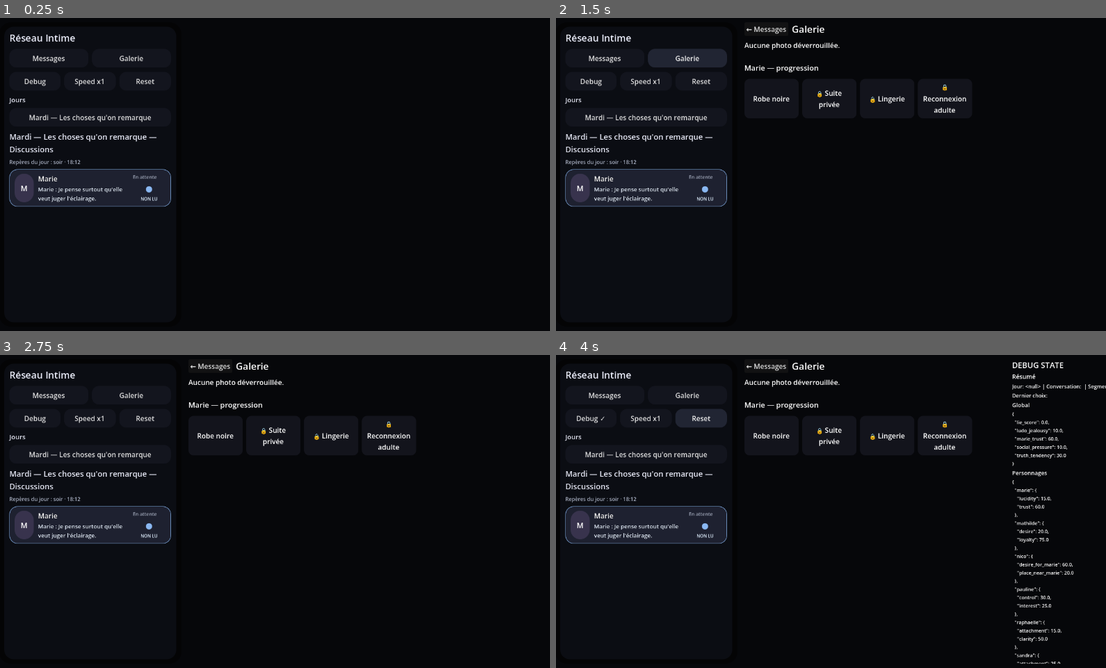
Above: before the commit, frames 1-4 (two rows, left to right).
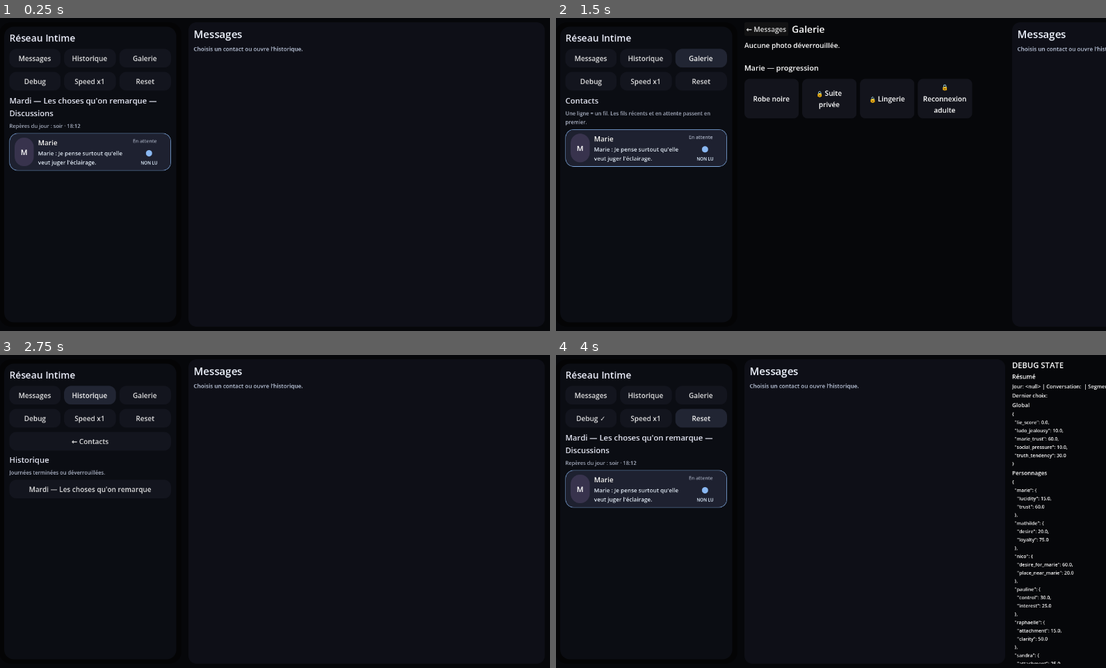
Above: after the commit, the same moments.

Repository: ludowww/reseau-intime
Game: Godot game, scene res://scenes/Main.tscn
The game is run twice, just before and just after one commit, with the same random seed, the same clock (stepped at 60 frames per second) and the same inputs.
Inputs (mouse positions are in pixels of both pictures, inside the frame that each line leads up to):
- Up to frame 1 (0.25 s): no input
- Up to frame 2 (1.5 s): click "Messages" at 0.5 s; click "Galerie" at 1.25 s
- Up to frame 3 (2.75 s): click (88, 395) at 2 s, where only the run after the commit has a clickable "Historique"
- Up to frame 4 (4 s): click "Debug" at 2.75 s; click "Reset" at 3.5 s

The runs differ from the first frame. In frame 1, 7.8% of the frame differs, in the area x 1-56%, y 4-61%; in frame 2, 7.9%; in frame 3, 5.8%; in frame 4, 8.5%, in the area x 1-75%, y 2-61%.

Commit message:
fix(v0.96a): restore contact navigation and notifications

Diff:
--- a/game/data/conversations/chapter_09_modular_index.json
+++ b/game/data/conversations/chapter_09_modular_index.json
@@ -151,7 +151,35 @@
       "chapter_09_marie_pauline_social_set"
     ],
     "locked_conversation_ids": [],
-    "unlocks": {}
+    "unlocks": {
+      "chapter_09_mathilde_visual_boundary": {
+        "after_conversation_completed": "chapter_08_marie_black_dress",
+        "time_label": "16:12",
+        "pending": true,
+        "notification": {
+          "title": "Mathilde",
+          "body": "J’ai enfin eu le réparateur."
+        }
+      },
+      "chapter_09_sandra_visual_boundary": {
+        "after_conversation_completed": "chapter_08_marie_black_dress",
+        "time_label": "16:18",
+        "pending": true,
+        "notification": {
+          "title": "Sandra",
+          "body": "Je dois déplacer notre déjeuner."
+        }
+      },
+      "chapter_09_marie_pauline_social_set": {
+        "after_conversation_completed": "chapter_08_marie_black_dress",
+        "time_label": "20:45",
+        "pending": true,
+        "notification": {
+          "title": "Marie + Pauline",
+          "body": "Nico garde la table encore quelques minutes."
+        }
+      }
+    }
   },
   "daily_visual_contract": {
     "minimum_unlocks": 3,
--- a/game/scenes/smartphone/ConversationView.tscn
+++ b/game/scenes/smartphone/ConversationView.tscn
@@ -1,6 +1,6 @@
 [gd_scene load_steps=2 format=3 uid="uid://conversation_view"]
 
-[ext_resource type="Script" path="res://scripts/ui/ConversationViewV095.gd" id="1"]
+[ext_resource type="Script" path="res://scripts/ui/ConversationViewV096A.gd" id="1"]
 
 [node name="ConversationView" type="VBoxContainer"]
 editor_description = "V0.95 renders real visual assets, preserves fallback cards, and opens Gallery detail."
--- a/game/scenes/smartphone/PhonePrototype.tscn
+++ b/game/scenes/smartphone/PhonePrototype.tscn
@@ -1,6 +1,6 @@
 [gd_scene load_steps=2 format=3 uid="uid://phone_prototype"]
 
-[ext_resource type="Script" path="res://scripts/ui/PhonePrototypeV096.gd" id="1"]
+[ext_resource type="Script" path="res://scripts/ui/PhonePrototypeV096A.gd" id="1"]
 
 [node name="PhonePrototype" type="Control"]
 editor_description = "Active chain: V096 -> V095 -> V092 -> V090 -> V089 -> V086A. V0.96 adds Wednesday carry-over, guaranteed social set, and a local endpoint."
--- /dev/null
+++ b/game/scripts/ui/ConversationViewV096A.gd
@@ -0,0 +1,22 @@
+extends "res://scripts/ui/ConversationViewV095.gd"
+
+signal contacts_requested
+
+func _add_chat_header(conversation: Dictionary) -> void:
+	super._add_chat_header(conversation)
+	if not is_instance_valid(header_panel):
+		return
+	if header_panel.get_child_count() == 0:
+		return
+	var header := header_panel.get_child(0)
+	if not (header is HBoxContainer):
+		return
+	var back_button := Button.new()
+	back_button.name = "ContactsBackButton"
+	back_button.text = "←"
+	back_button.focus_mode = Control.FOCUS_ALL
+	back_button.custom_minimum_size = Vector2(44, 44)
+	back_button.tooltip_text = "Retour aux contacts"
+	back_button.pressed.connect(func(): contacts_requested.emit())
+	header.add_child(back_button)
+	header.move_child(back_button, 0)
--- /dev/null
+++ b/game/scripts/ui/PhonePrototypeV096A.gd
@@ -0,0 +1,357 @@
+extends "res://scripts/ui/PhonePrototypeV096.gd"
+
+const MODE_CONTACTS := "CONTACTS"
+const MODE_HISTORY := "HISTORY"
+const _V096A_RUNTIME_REFERENCES := "PhotoGalleryView.tscn | VisualDayContract.evaluate"
+
+var phone_mode := MODE_CONTACTS
+var history_day_value = null
+var landing_panel: PanelContainer
+var history_button: Button
+
+func _ensure_named_boundaries_ledger() -> Dictionary:
+	return super._ensure_named_boundaries_ledger()
+
+func _record_named_boundaries_visual_route(conversation_id: String) -> void:
+	super._record_named_boundaries_visual_route(conversation_id)
+
+func _apply_named_boundaries_social_set_outcome() -> void:
+	super._apply_named_boundaries_social_set_outcome()
+
+func _activate_candidate_phase(day_value, phase: Dictionary, show_transition: bool) -> void:
+	await super._activate_candidate_phase(day_value, phase, show_transition)
+
+func _activate_authored_beat_silently(day_value, phase: Dictionary) -> void:
+	await super._activate_authored_beat_silently(day_value, phase)
+
+func _build_layout() -> void:
+	super._build_layout()
+	_ensure_v096a_layout()
+
+func _ensure_v096a_layout() -> void:
+	if is_instance_valid(day_list):
+		day_list.visible = false
+		day_list.custom_minimum_size = Vector2.ZERO
+	var root := conversation_view.get_parent() if is_instance_valid(conversation_view) else null
+	if root == null:
+		return
+	if not is_instance_valid(landing_panel):
+		landing_panel = PanelContainer.new()
+		landing_panel.name = "MessagesLandingPanel"
+		landing_panel.custom_minimum_size = Vector2(600, 0)
+		landing_panel.size_flags_horizontal = Control.SIZE_EXPAND_FILL
+		landing_panel.size_flags_vertical = Control.SIZE_EXPAND_FILL
+		landing_panel.add_theme_stylebox_override("panel", _panel_style(Color(0.055, 0.06, 0.09), 18))
+		var landing_column := VBoxContainer.new()
+		landing_column.add_theme_constant_override("separation", 8)
+		landing_column.size_flags_horizontal = Control.SIZE_EXPAND_FILL
+		landing_column.size_flags_vertical = Control.SIZE_EXPAND_FILL
+		landing_panel.add_child(landing_column)
+		var title := Label.new()
+		title.text = "Messages"
+		title.add_theme_font_size_override("font_size", 24)
+		title.add_theme_color_override("font_color", Color(0.94, 0.96, 1.0))
+		landing_column.add_child(title)
+		var subtitle := Label.new()
+		subtitle.text = "Choisis un contact ou ouvre l’historique."
+		subtitle.autowrap_mode = TextServer.AUTOWRAP_WORD_SMART
+		subtitle.add_theme_font_size_override("font_size", 13)
+		subtitle.add_theme_color_override("font_color", Color(0.74, 0.78, 0.86))
+		landing_column.add_child(subtitle)
+		root.add_child(landing_panel)
+		if is_instance_valid(debug_scroll):
+			root.move_child(landing_panel, debug_scroll.get_index())
+	if is_instance_valid(conversation_view) and conversation_view.has_signal("contacts_requested"):
+		var back_callback := Callable(self, "_show_contacts")
+		if not conversation_view.is_connected("contacts_requested", back_callback):
+			conversation_view.connect("contacts_requested", back_callback)
+	if is_instance_valid(conversation_view) and conversation_view.has_signal("thread_notification_pressed"):
+		var thread_callback := Callable(self, "_open_notification_target")
+		if not conversation_view.is_connected("thread_notification_pressed", thread_callback):
+			conversation_view.connect("thread_notification_pressed", thread_callback)
+	_show_contacts()
+
+func _add_home_navigation(parent: Node) -> void:
+	var title := Label.new()
+	title.text = "Réseau Intime"
+	title.add_theme_font_size_override("font_size", 22)
+	title.add_theme_color_override("font_color", Color(0.92, 0.93, 0.98))
+	parent.add_child(title)
+
+	var primary_nav := HBoxContainer.new()
+	primary_nav.add_theme_constant_override("separation", 8)
+	primary_nav.size_flags_horizontal = Control.SIZE_EXPAND_FILL
+	parent.add_child(primary_nav)
+	var messages_button := _add_button(primary_nav, "Messages")
+	messages_button.pressed.connect(func(): _show_contacts())
+	history_button = _add_button(primary_nav, "Historique")
+	history_button.pressed.connect(func(): _show_history())
+	gallery_button = _add_button(primary_nav, "Galerie")
+	gallery_button.pressed.connect(func(): _show_gallery())
+
+	var technical_nav := HBoxContainer.new()
+	technical_nav.add_theme_constant_override("separation", 8)
+	technical_nav.size_flags_horizontal = Control.SIZE_EXPAND_FILL
+	parent.add_child(technical_nav)
+	var debug_button := _add_button(technical_nav, "Debug")
+	debug_button.pressed.connect(func(): _toggle_debug(debug_button))
+	debug_speed_button = _add_button(technical_nav, _debug_speed_label())
+	debug_speed_button.pressed.connect(func(): _cycle_debug_speed())
+	var reset_button := _add_button(technical_nav, "Reset")
+	reset_button.pressed.connect(func():
+		GameState.reset_state()
+		conversation_view.reset_ui_state()
+		pending_conversation_ids.clear()
+		pending_thread_ids.clear()
+		unlocked_conversation_ids_by_day.clear()
+		unlocked_thread_ids_by_day.clear()
+		initialized_pending_days.clear()
+		history_day_value = null
+		phone_mode = MODE_CONTACTS
+		_hide_notification()
+		_set_debug_speed_index(0)
+		_show_contacts()
+		debug_panel.refresh()
+	)
+
+func _focus_messages() -> void:
+	_show_contacts()
+
+func _show_contacts() -> void:
+	phone_mode = MODE_CONTACTS
+	history_day_value = null
+	_set_thread_view_visible(false)
+	if is_instance_valid(photo_gallery_view):
+		photo_gallery_view.visible = false
+	_render_conversations(current_day_value)
+	if is_instance_valid(landing_panel):
+		landing_panel.visible = true
+
+func _show_history() -> void:
+	phone_mode = MODE_HISTORY
+	history_day_value = null
+	_set_thread_view_visible(false)
+	if is_instance_valid(photo_gallery_view):
+		photo_gallery_view.visible = false
+	_render_conversations(current_day_value)
+	if is_instance_valid(landing_panel):
+		landing_panel.visible = true
+
+func _show_history_day(day_value) -> void:
+	phone_mode = MODE_HISTORY
+	history_day_value = day_value
+	_set_thread_view_visible(false)
+	if is_instance_valid(photo_gallery_view):
+		photo_gallery_view.visible = false
+	_render_conversations(current_day_value)
+	if is_instance_valid(landing_panel):
+		landing_panel.visible = true
+
+func _set_thread_view_visible(visible: bool) -> void:
+	if is_instance_valid(conversation_view):
+		conversation_view.visible = visible
+		if not visible and conversation_view.has_method("hide_thread_notification"):
+			conversation_view.call("hide_thread_notification")
+	if is_instance_valid(landing_panel):
+		landing_panel.visible = not visible
+
+func _render_conversations(day_value) -> void:
+	if day_value == null:
+		return
+	current_day_value = day_value
+	_initialize_initial_pending_for_day(day_value)
+	_clear(conversation_list)
+	if phone_mode == MODE_HISTORY:
+		_render_history_navigation()
+		if history_day_value == null:
+			_render_history_day_buttons()
+		else:
+			_render_history_day(history_day_value)
+		return
+	_render_contacts_view(day_value)
+
+func _render_contacts_view(day_value) -> void:
+	_add_label(conversation_list, "Contacts", 18)
+	_add_muted_label(conversation_list, "Une ligne = un fil. Les fils récents et en attente passent en premier.", 12)
+	var conversations := _collect_global_threads()
+	if conversations.is_empty():
+		_add_muted_label(conversation_list, "Aucun contact disponible.", 12)
+		return
+	for conversation in conversations:
+		var source_day_value = int(conversation.get("_source_day_value", day_value))
+		_add_conversation_card(source_day_value, conversation)
+
+func _render_history_navigation() -> void:
+	var back_button := _add_button(conversation_list, "← Contacts")
+	back_button.pressed.connect(func(): _show_contacts())
+	_add_label(conversation_list, "Historique", 18)
+	_add_muted_label(conversation_list, "Journées terminées ou déverrouillées.", 12)
+
+func _render_history_day_buttons() -> void:
+	for day_value in _history_day_values():
+		var index := DataLoader.get_index_for_day(day_value)
+		var button := _add_button(conversation_list, _history_day_label(day_value))
+		button.tooltip_text = str(index.get("title", ""))
+		var selected_day = day_value
+		button.pressed.connect(func(): _show_history_day(selected_day))
+
+func _render_history_day(day_value) -> void:
+	_add_label(conversation_list, _history_day_label(day_value), 18)
+	_add_muted_label(conversation_list, "Lecture seule.", 12)
+	for conversation in _collect_day_threads(day_value):
+		var card := PanelContainer.new()
+		card.add_theme_stylebox_override("panel", _panel_style(Color(0.10, 0.11, 0.16), 14))
+		card.size_flags_horizontal = Control.SIZE_EXPAND_FILL
+		conversation_list.add_child(card)
+		var column := VBoxContainer.new()
+		column.add_theme_constant_override("separation", 4)
+		card.add_child(column)
+		_add_label(column, _conversation_name(conversation), 16)
+		_add_muted_label(column, _conversation_subtitle(conversation), 12)
+		_add_muted_label(column, _conversation_status_text(conversation), 11)
+
+func _collect_global_threads() -> Array:
+	var by_thread: Dictionary = {}
+	for day_value in _history_day_values():
+		for conversation in DataLoader.get_conversations_for_day(day_value):
+			if typeof(conversation) != TYPE_DICTIONARY:
+				continue
+			if not _is_conversation_available(day_value, conversation):
+				continue
+			var entry := _annotate_source_day(day_value, conversation)
+			var thread_id := _conversation_id(entry)
+			var score := _conversation_recency_score(entry)
+			if not by_thread.has(thread_id) or score > int(by_thread[thread_id].get("_sort_score", -1)):
+				entry["_sort_score"] = score
+				by_thread[thread_id] = entry
+	var entries: Array = by_thread.values()
+	entries.sort_custom(func(a, b):
+		var a_pending := _is_conversation_pending(a)
+		var b_pending := _is_conversation_pending(b)
+		if a_pending != b_pending:
+			return a_pending and not b_pending
+		var a_score := int(a.get("_sort_score", 0))
+		var b_score := int(b.get("_sort_score", 0))
+		return a_score > b_score
+	)
+	return entries
+
+func _collect_day_threads(day_value) -> Array:
+	var by_thread: Dictionary = {}
+	for conversation in DataLoader.get_conversations_for_day(day_value):
+		if typeof(conversation) != TYPE_DICTIONARY:
+			continue
+		if not _is_conversation_available(day_value, conversation):
+			continue
+		var entry := _annotate_source_day(day_value, conversation)
+		var thread_id := _conversation_id(entry)
+		if not by_thread.has(thread_id):
+			by_thread[thread_id] = entry
+	return by_thread.values()
+
+func _annotate_source_day(day_value, conversation: Dictionary) -> Dictionary:
+	var entry: Dictionary = conversation.duplicate(true)
+	entry["_source_day_value"] = day_value
+	return entry
+
+func _conversation_recency_score(conversation: Dictionary) -> int:
+	var day_score := int(conversation.get("_source_day_value", 0)) * 1000
+	var time_score := _time_score(str(conversation.get("time_label", conversation.get("moment_label", ""))))
+	return day_score + time_score
+
+func _time_score(value: String) -> int:
+	var parts := value.split(":")
+	if parts.size() != 2:
+		return 0
+	if not parts[0].is_valid_int() or not parts[1].is_valid_int():
+		return 0
+	return int(parts[0]) * 60 + int(parts[1])
+
+func _history_day_values() -> Array:
+	var days: Array = []
+	for index in DataLoader.chapter_indexes:
+		var day_value = index.get("day", index.get("chapter", 0))
+		if TimelineState.is_day_unlocked(day_value) or TimelineState.is_day_completed(day_value):
+			days.append(day_value)
+	days.sort()
+	return days
+
+func _history_day_label(day_value) -> String:
+	var index := DataLoader.get_index_for_day(day_value)
+	var title := str(index.get("display_label", index.get("title", _format_day_label(day_value))))
+	return title
+
+func _hide_notification() -> void:
+	super._hide_notification()
+	if is_instance_valid(conversation_view) and conversation_view.has_method("hide_thread_notification"):
+		conversation_view.call("hide_thread_notification")
+
+func _show_conversation_notification(day_value, conversation_id: String, title: String, body: String) -> void:
+	notification_target_day_value = day_value
+	var thread_id := conversation_id
+	if has_method("_thread_id_for_conversation_id"):
+		var resolved_thread_id := str(_thread_id_for_conversation_id(day_value, conversation_id))
+		if resolved_thread_id != "":
+			thread_id = resolved_thread_id
+	notification_target_conversation_id = thread_id
+	pending_thread_ids[thread_id] = true
+	pending_conversation_ids[thread_id] = true
+	if is_instance_valid(conversation_view) and not conversation_view.current_conversation.is_empty() and conversation_view.has_method("show_thread_notification"):
+		conversation_view.call(
+			"show_thread_notification",
+			title,
+			body,
+			_notification_time_for_thread(day_value, thread_id)
+		)
+		return
+	_show_notification("%s — %s" % [title, _compact_notification_preview(body)])
+
+func _open_notification_target() -> void:
+	if notification_target_conversation_id == "" or notification_target_day_value == null:
+		return
+	var target_id := notification_target_conversation_id
+	var updated_conversation := _conversation_for_thread(notification_target_day_value, target_id)
+	if updated_conversation.is_empty():
+		pending_thread_ids.erase(target_id)
+		pending_conversation_ids.erase(target_id)
+		_hide_notification()
+		return
+	if is_instance_valid(conversation_view) and conversation_view.has_method("current_thread_id") and str(conversation_view.call("current_thread_id")) == target_id:
+		if conversation_view.has_method("continue_active_thread"):
+			conversation_view.call("continue_active_thread", updated_conversation)
+	else:
+		_open_conversation(notification_target_day_value, updated_conversation)
+	_clear_pending_for_conversation(target_id)
+	pending_thread_ids.erase(target_id)
+	pending_conversation_ids.erase(target_id)
+	_hide_notification()
+	_render_conversations(current_day_value)
+	if is_instance_valid(debug_panel):
+		debug_panel.refresh()
+
+func _conversation_for_thread(day_value, thread_id: String) -> Dictionary:
+	for conversation in _collect_day_threads(day_value):
+		if _conversation_id(conversation) == thread_id:
+			return conversation
+	return {}
+
+func _clear_pending_for_conversation(conversation_id: String) -> void:
+	super._clear_pending_for_conversation(conversation_id)
+	if pending_thread_ids.is_empty() and pending_conversation_ids.is_empty():
+		if is_instance_valid(conversation_view) and conversation_view.has_method("hide_thread_notification"):
+			conversation_view.call("hide_thread_notification")
+
+func _open_conversation(day_value, conversation: Dictionary) -> void:
+	phone_mode = MODE_CONTACTS
+	history_day_value = null
+	_set_thread_view_visible(true)
+	super._open_conversation(day_value, conversation)
+	if is_instance_valid(landing_panel):
+		landing_panel.visible = false
+	if phone_mode == MODE_HISTORY and is_instance_valid(conversation_view):
+		conversation_view.visible = false
+
+func _add_conversation_card(day_value, conversation: Dictionary) -> void:
+	if phone_mode == MODE_HISTORY:
+		return
+	super._add_conversation_card(day_value, conversation)
--- /dev/null
+++ b/game/tests/V096AContactNavigationSmokeDriver.gd
@@ -0,0 +1,125 @@
+extends Node
+
+const PHONE_SCRIPT = preload("res://scripts/ui/PhonePrototypeV096A.gd")
+const CONVERSATION_SCRIPT = preload("res://scripts/ui/ConversationViewV096A.gd")
+
+var failures: Array[String] = []
+
+func _ready() -> void:
+	call_deferred("_run")
+
+func _run() -> void:
+	DataLoader.load_all()
+	var phone := PHONE_SCRIPT.new()
+	phone._ensure_v096_content_loaded()
+	GameState.reset_state()
+	TimelineState.reset_timeline()
+	phone._build_layout()
+	phone._render_days()
+	TimelineState.unlock_day(9)
+	phone._unlock_conversation(9, "chapter_09_mathilde_visual_boundary")
+	phone._unlock_conversation(9, "chapter_09_sandra_visual_boundary")
+	phone._unlock_conversation(9, "chapter_09_marie_pauline_social_set")
+	phone._render_conversations(9)
+	match _scenario():
+		"A": _scenario_a(phone)
+		"B": _scenario_b(phone)
+		"C": _scenario_c(phone)
+		"D": _scenario_d(phone)
+		"E": _scenario_e(phone)
+		"F": _scenario_f(phone)
+		"G": _scenario_g(phone)
+		"H": _scenario_h(phone)
+		"I": _scenario_i(phone)
+		"J": _scenario_j(phone)
+		_:
+			failures.append("Unknown scenario: %s" % _scenario())
+	await get_tree().process_frame
+	if failures.is_empty():
+		print("V0.96a contact navigation smoke %s: OK" % _scenario())
+		get_tree().quit(0)
+		return
+	for failure in failures:
+		push_error(failure)
+	print("V0.96a contact navigation smoke %s: FAILED (%d)" % [_scenario(), failures.size()])
+	get_tree().quit(1)
+
+func _scenario() -> String:
+	for arg in OS.get_cmdline_user_args():
+		if arg.begins_with("--scenario="):
+			return arg.trim_prefix("--scenario=")
+	return ""
+
+func _expect(condition: bool, message: String) -> void:
+	if not condition:
+		failures.append(message)
+
+func _scenario_a(phone) -> void:
+	phone._show_contacts()
+	_expect(not phone.day_list.visible, "A: day list must stay hidden")
+	_expect(phone.phone_mode == "CONTACTS", "A: messages screen must default to contacts")
+
+func _scenario_b(phone) -> void:
+	phone._show_contacts()
+	var threads: Array = phone._collect_global_threads()
+	var ids: Array[String] = []
+	for conversation in threads:
+		var id := str(conversation.get("id", ""))
+		_expect(not ids.has(id), "B: duplicate thread id %s" % id)
+		ids.append(id)
+
+func _scenario_c(phone) -> void:
+	phone._show_history()
+	_expect(phone.phone_mode == "HISTORY", "C: history mode not set")
+	phone._show_history_day(9)
+	_expect(phone.history_day_value == 9, "C: history day not opened")
+	phone._show_contacts()
+	_expect(phone.phone_mode == "CONTACTS", "C: contacts not restored")
+
+func _scenario_d(phone) -> void:
+	var threads: Array = phone._collect_global_threads()
+	var convo: Dictionary = {}
+	if not threads.is_empty():
+		convo = threads.front()
+	if convo.is_empty():
+		return
+	phone._open_conversation(9, convo)
+	var current_id := str(phone.conversation_view.call("current_thread_id"))
+	phone._show_contacts()
+	_expect(current_id == str(phone.conversation_view.call("current_thread_id")), "D: conversation state changed on contacts return")
+
+func _scenario_e(phone) -> void:
+	phone._show_contacts()
+	phone._show_conversation_notification(9, "chapter_09_sandra_visual_boundary", "Sandra", "Je dois déplacer notre déjeuner.")
+	_expect(phone.pending_thread_ids.has("thread_sandra_private"), "E: pending not recorded")
+	_expect(phone.notification_target_conversation_id == "thread_sandra_private", "E: notification target missing")
+
+func _scenario_f(phone) -> void:
+	phone._show_conversation_notification(9, "chapter_09_marie_pauline_social_set", "Marie + Pauline", "Nico garde la table encore quelques minutes.")
+	phone._show_contacts()
+	phone._show_conversation_notification(9, "chapter_09_marie_pauline_social_set", "Marie + Pauline", "Nico garde la table encore quelques minutes.")
+	_expect(phone.pending_thread_ids.has("thread_marie_pauline_social"), "F: same-thread pending missing")
+
+func _scenario_g(phone) -> void:
+	phone._show_conversation_notification(9, "chapter_09_mathilde_visual_boundary", "Mathilde", "J’ai enfin eu le réparateur.")
+	phone._unlock_conversation(9, "chapter_09_mathilde_visual_boundary")
+	phone._open_notification_target()
+	_expect(not phone.pending_thread_ids.has("thread_mathilde_private"), "G: pending must clear once")
+
+func _scenario_h(phone) -> void:
+	var chapter9 := FileAccess.get_file_as_string("res://data/conversations/chapter_09_modular_index.json")
+	var parsed: Dictionary = JSON.parse_string(chapter9)
+	_expect(str(parsed.get("conversation_availability", {}).get("unlocks", {}).get("chapter_09_mathilde_visual_boundary", {}).get("notification", {}).get("title", "")) == "Mathilde", "H: Mathilde notification missing")
+	_expect(str(parsed.get("conversation_availability", {}).get("unlocks", {}).get("chapter_09_sandra_visual_boundary", {}).get("notification", {}).get("title", "")) == "Sandra", "H: Sandra notification missing")
+
+func _scenario_i(phone) -> void:
+	var chapter9 := FileAccess.get_file_as_string("res://data/conversations/chapter_09_modular_index.json")
+	var parsed: Dictionary = JSON.parse_string(chapter9)
+	_expect(str(parsed.get("conversation_availability", {}).get("unlocks", {}).get("chapter_09_marie_pauline_social_set", {}).get("notification", {}).get("title", "")) == "Marie + Pauline", "I: social set notification missing")
+
+func _scenario_j(phone) -> void:
+	phone._show_history()
+	phone._show_conversation_notification(9, "chapter_09_sandra_visual_boundary", "Sandra", "Je dois déplacer notre déjeuner.")
+	phone._hide_notification()
+	phone._show_contacts()
+	_expect(phone.phone_mode == "CONTACTS", "J: reset/navigate state broken")
--- /dev/null
+++ b/game/tests/V096AContactNavigationSmokeTest.tscn
@@ -0,0 +1,6 @@
+[gd_scene load_steps=2 format=3]
+
+[ext_resource type="Script" path="res://tests/V096AContactNavigationSmokeDriver.gd" id="1"]
+
+[node name="V096AContactNavigationSmokeTest" type="Node"]
+script = ExtResource("1")
Not shown, added: tools/test_v096a_contact_navigation_smoke.sh
